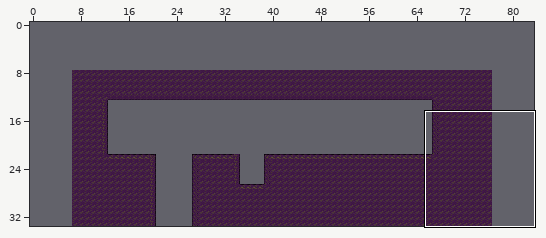
Tiled map, stored at Assets/Maps/lvl1.tmx. Above: a wide view before the commit, with the close-up outlined.
Close-up. As it was:
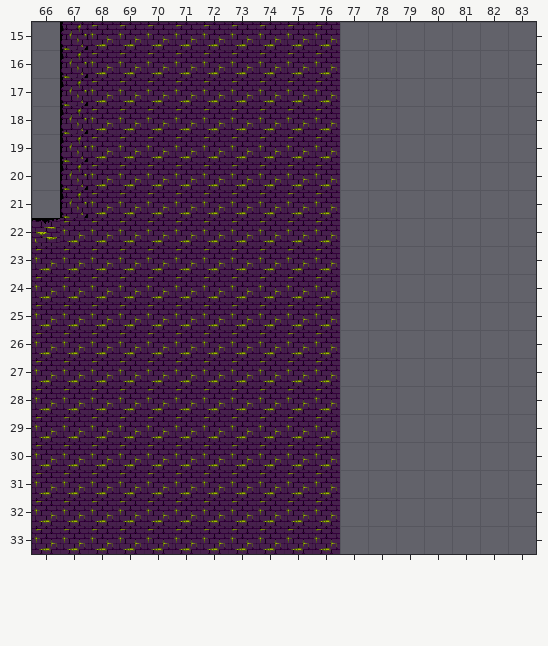
Cells are 32x32 px. Shown: x 66..83, y 15..33. The commit also changed other parts of the map, which this record leaves out. The old version is drawn lined up with the new one.
And afterwards:
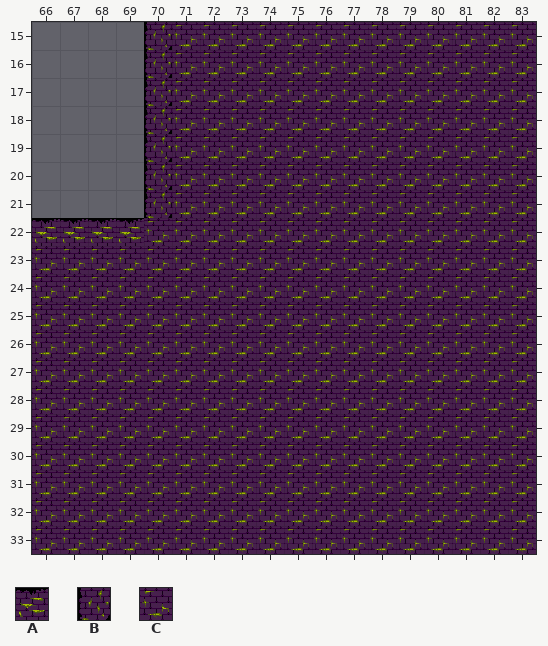
Key: from "Titles suelo2": A 1, B 6, C 7.
_ is an empty cell.
Change:
map size 70x26 -> 84x34 cells (old content now starts at 7,8; both pictures use the new coordinates)
Layer "Capa de Patrones 1":
Tile C gives way to tile A in row 22 at x 67 to 69.
Tile C gives way to tile B in rows 15 to 21 at x 70.
The edit adds tile C in rows 15 to 33 at x 77 to 83.
The author cleared tile B in rows 15 to 21 at x 67.
The author cleared tile C in rows 15 to 21 at x 68 to 69.
